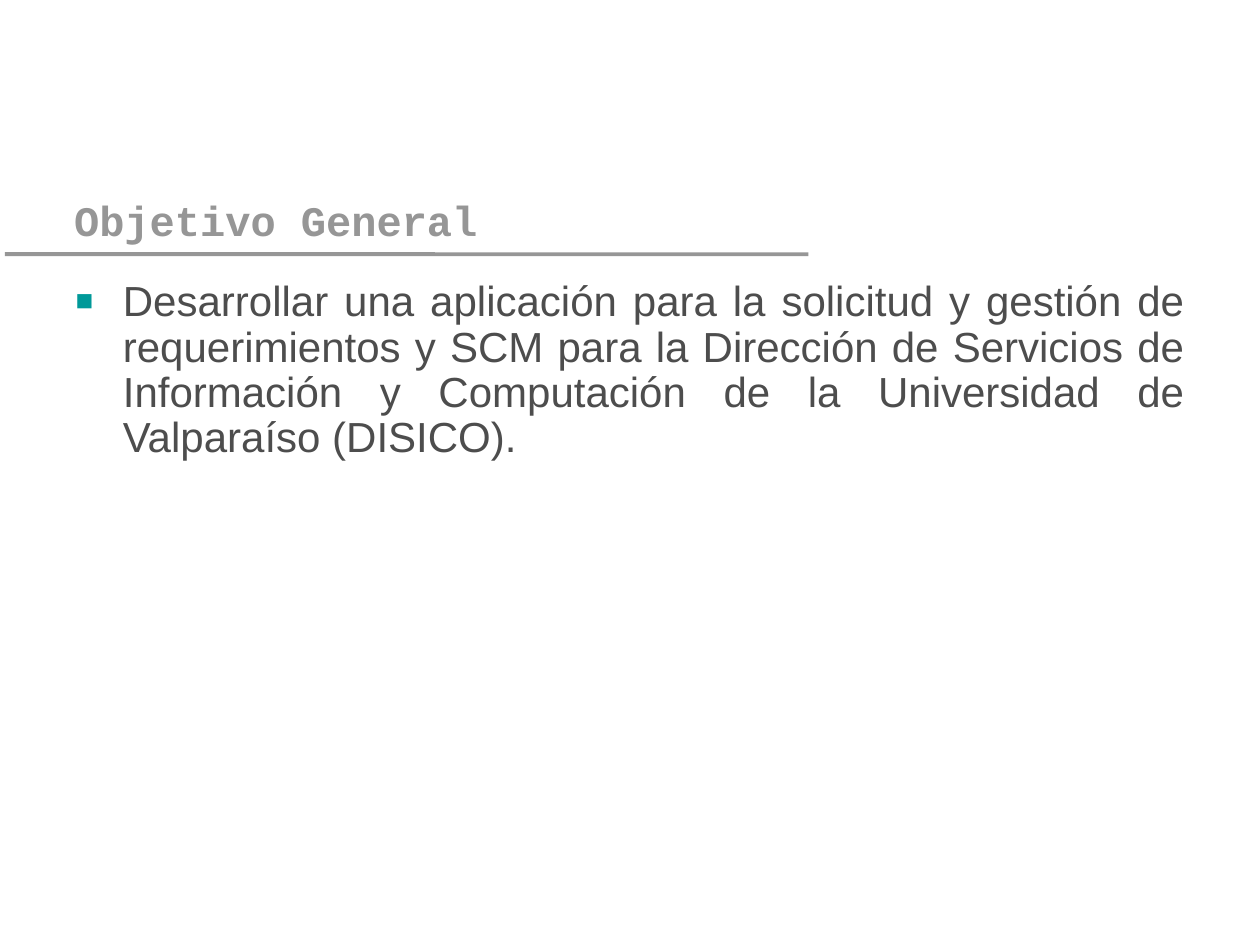
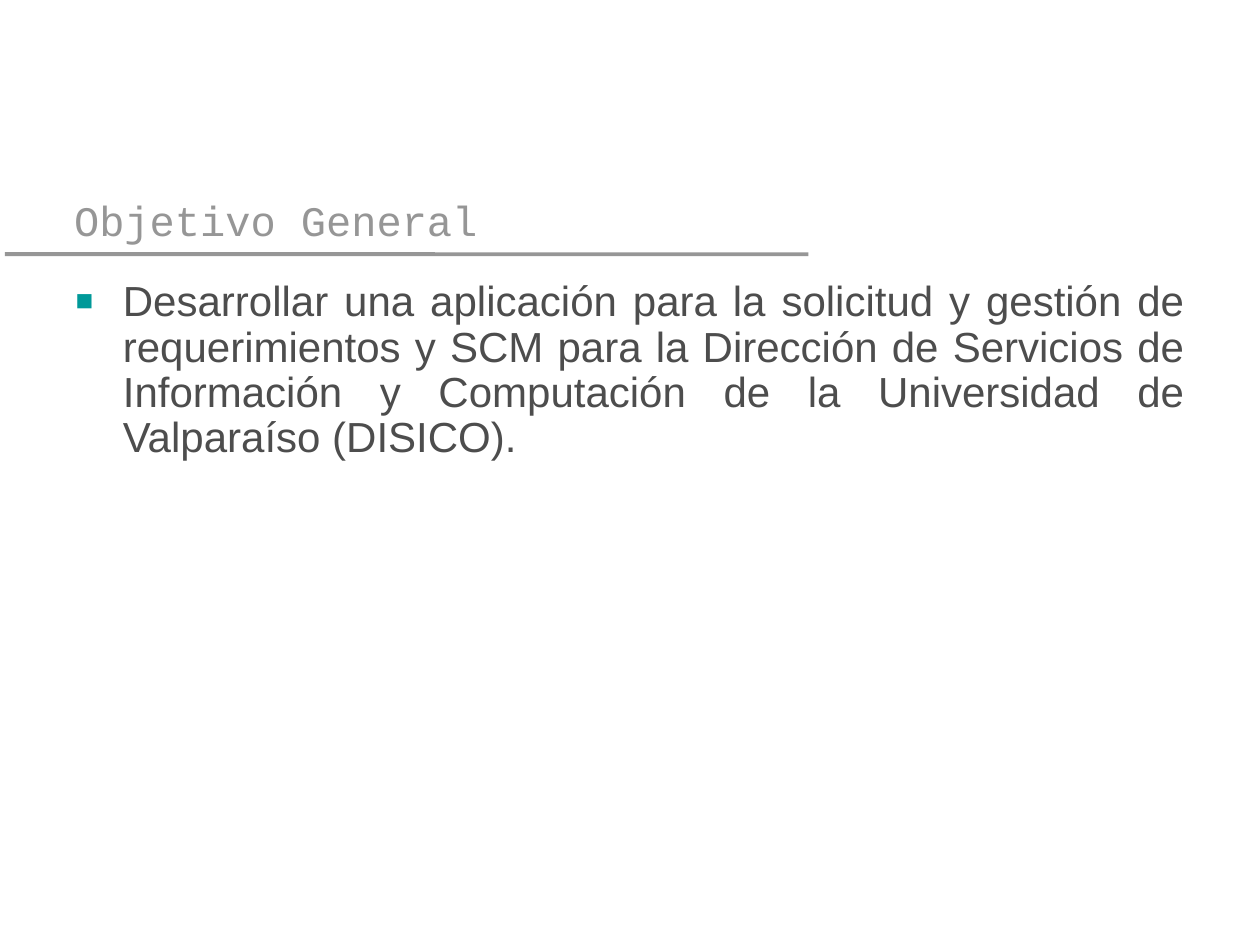
Before and after one commit to yano2h/TESIS, a slide deck: slide 14 of Presentaciones/Plantilla Pres 2_2012.pptx. Drawn at 1260x945 pixels with LibreOffice and Linux fonts; fonts in the diff are those of the drawing; background and template pictures are left out. Boxes give left, top, right and bottom in pixels: in the first picture for what was removed or moved away, otherwise in the second. Text is boxed around its words. In the diff, an @@ line names an element or a change of style, - is before the commit and + after.

```diff
--- a/Presentaciones/Plantilla Pres 2_2012.pptx
+++ b/Presentaciones/Plantilla Pres 2_2012.pptx
@@ title "Objetivo General" at (x1=74, y1=205, x2=477, y2=245): bold off @@
```
Also in this commit, not shown: 7 other slides changed, 4 slides added, 3 slides removed, 1 other file.
